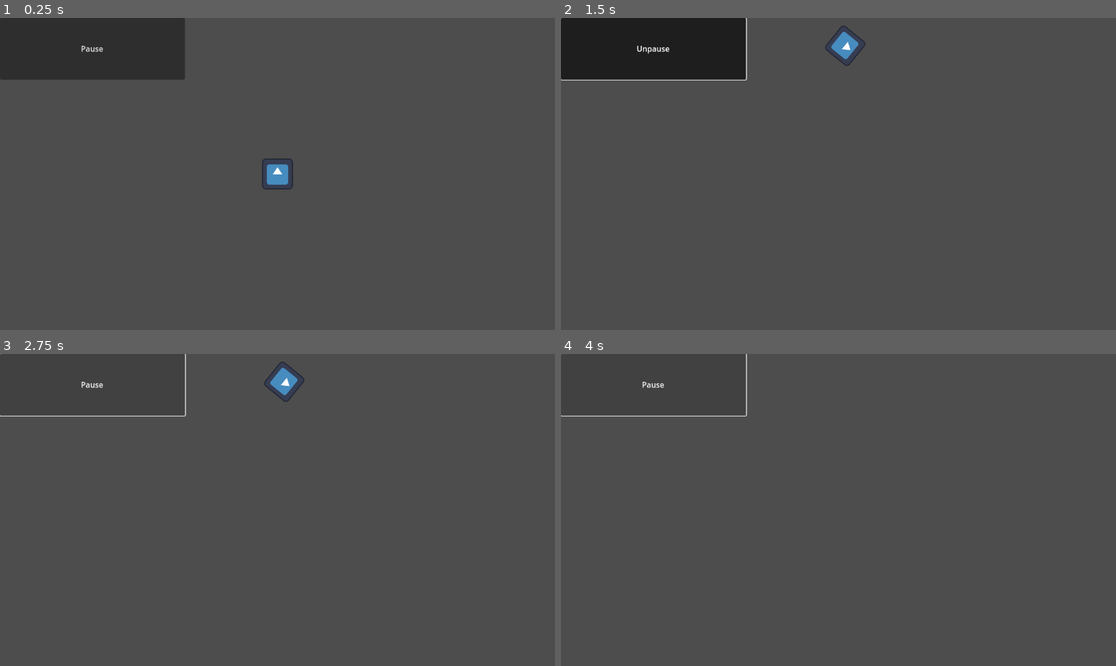
Above: before the commit, frames 1-4 (two rows, left to right).
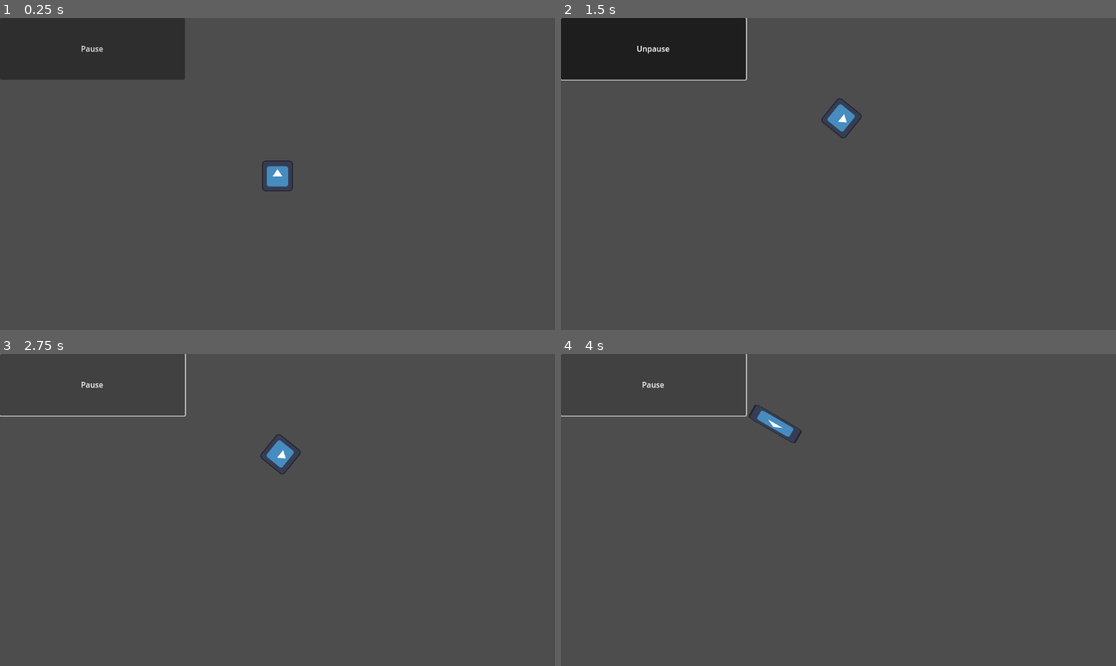
Above: after the commit, the same moments.

Repository: hotcat190/learning-godot
Game: Godot game, scene res://root.tscn
Same seed, same stepped clock (60 frames per second), same inputs: the game is played once before the commit and once after it. The engine's default icon, where the game draws it, is replaced by a stand-in: a white triangle on a blue panel in a dark square.
Inputs:
- Up to frame 1 (0.25 s): no input
- Up to frame 2 (1.5 s): tap Enter at 0.5 s; hold D (move_right) 0.53-1.25 s; hold Shift (dash) 0.53-1.25 s; click "Pause" at 1.25 s
- Up to frame 3 (2.75 s): click "Unpause" at 2 s
- Up to frame 4 (4 s): hold S (move_down) 2.78-3.53 s; tap Shift (dash) at 2.85 s; hold D (move_right) from 3.53 s (still down); hold Shift (dash) from 3.53 s (still down)

The runs differ from the first frame. In frame 1, 0.2% of the frame differs, in the area x 47-53%, y 44-56%; in frame 2, 0.7%, in the area x 46-55%, y 2-39%; in frame 3, 0.7%; in frame 4, 0.3%.

Commit message:
update collision

Diff:
--- /dev/null
+++ b/DashCooldownTimer.gd
@@ -0,0 +1,4 @@
+extends Timer
+
+func _on_player_dash():
+	start(-1) # Replace with function body.
--- /dev/null
+++ b/PlayField.gd
@@ -0,0 +1,7 @@
+extends Node2D
+
+signal player_border_collision
+
+func _on_body_entered(body):
+	if body.name == "Player":
+		player_border_collision.emit()
--- a/Player.gd
+++ b/Player.gd
@@ -1,13 +1,17 @@
-extends Area2D
+extends CharacterBody2D
 
-const angular_speed = PI
+const angular_speed:float = PI
 
-@export var speed = 400
+@export var speed:float = 6
+var screen_size:Vector2 = Vector2.ZERO
+
+signal dash
 
 @onready
 var dash_cooldown:Timer = get_node("DashCooldownTimer")
 
 func _ready():
+	screen_size = get_viewport_rect().size
 	dash_cooldown.timeout.connect(_on_timer_timeout)
 
 func _on_timer_timeout():
@@ -17,7 +21,7 @@
 	set_process(not is_processing())
 
 func _process(delta):
-	var direction = 0
+	var direction:int = 0
 	if Input.is_action_pressed("move_left"):
 		direction = -1
 	if Input.is_action_pressed("move_right"):
@@ -25,22 +29,22 @@
 
 	rotation += angular_speed * direction * delta
 
-	var velocity = Vector2.ZERO
+	var distance = Vector2.ZERO
 	if Input.is_action_pressed("move_up"):
-		velocity = Vector2.UP.rotated(rotation) * speed
+		distance = Vector2.UP.rotated(rotation) * speed
 
 	if Input.is_action_pressed("move_down"):
-		velocity = - Vector2.UP.rotated(rotation) * speed
+		distance = - Vector2.UP.rotated(rotation) * speed
 
 	if Input.is_action_pressed("dash"):
 		if (dash_cooldown.is_stopped()):
-			$AnimationPlayer.play("new_animation")
-			velocity = Vector2.UP.rotated(rotation) * speed * 40
+			distance = Vector2.UP.rotated(rotation) * speed * 20
 			if Input.is_action_pressed("move_down"):
-				velocity = - velocity
-			dash_cooldown.start(-1)
+				distance = - distance
+			dash.emit()
 
-	position += velocity * delta
+	move_and_collide(distance)
+	velocity = Vector2.ZERO
 
 func _on_pause_button_toggled(toggled_on):
 	set_process(not is_processing())
--- /dev/null
+++ b/PlayerDashAnimation.gd
@@ -0,0 +1,4 @@
+extends AnimationPlayer
+
+func _on_player_dash():
+	play("new_animation")
--- a/root.tscn
+++ b/root.tscn
@@ -1,8 +1,11 @@
-[gd_scene load_steps=10 format=3 uid="uid://c25v2hje7dvyv"]
+[gd_scene load_steps=16 format=3 uid="uid://c25v2hje7dvyv"]
 
 [ext_resource type="Script" path="res://Root.gd" id="1_v381l"]
 [ext_resource type="Script" path="res://Player.gd" id="2_s7pj8"]
 [ext_resource type="Texture2D" uid="uid://bg7iy5wb4x5ci" path="res://icon.svg" id="3_tlh6n"]
+[ext_resource type="Script" path="res://DashCooldownTimer.gd" id="4_j016g"]
+[ext_resource type="Script" path="res://PlayField.gd" id="4_st2v5"]
+[ext_resource type="Script" path="res://PlayerDashAnimation.gd" id="4_wnknx"]
 
 [sub_resource type="RectangleShape2D" id="RectangleShape2D_6y2t0"]
 size = Vector2(126, 126)
@@ -45,8 +48,19 @@
 
 [sub_resource type="AnimationLibrary" id="AnimationLibrary_2cxhk"]
 
-[sub_resource type="RectangleShape2D" id="RectangleShape2D_6cnto"]
-size = Vector2(1152, 648)
+[sub_resource type="SegmentShape2D" id="SegmentShape2D_v5f6j"]
+b = Vector2(1152, 0)
+
+[sub_resource type="SegmentShape2D" id="SegmentShape2D_nt0kf"]
+a = Vector2(1152, 0)
+b = Vector2(1152, 648)
+
+[sub_resource type="SegmentShape2D" id="SegmentShape2D_45q4y"]
+a = Vector2(1152, 648)
+b = Vector2(0, 648)
+
+[sub_resource type="SegmentShape2D" id="SegmentShape2D_vhaw5"]
+b = Vector2(0, 648)
 
 [node name="Root" type="Node"]
 script = ExtResource("1_v381l")
@@ -57,8 +71,9 @@
 toggle_mode = true
 text = "Pause"
 
-[node name="Player" type="Area2D" parent="."]
-position = Vector2(576, 324)
+[node name="Player" type="CharacterBody2D" parent="."]
+position = Vector2(576, 328)
+motion_mode = 1
 script = ExtResource("2_s7pj8")
 
 [node name="PlayerSprite" type="Sprite2D" parent="Player"]
@@ -71,6 +86,7 @@
 
 [node name="DashCooldownTimer" type="Timer" parent="Player"]
 wait_time = 0.75
+script = ExtResource("4_j016g")
 
 [node name="AnimationPlayer" type="AnimationPlayer" parent="Player"]
 root_node = NodePath("../PlayerSprite")
@@ -78,12 +94,26 @@
 "": SubResource("AnimationLibrary_4cwrj"),
 "new_library": SubResource("AnimationLibrary_2cxhk")
 }
+script = ExtResource("4_wnknx")
 
-[node name="PlayField" type="StaticBody2D" parent="."]
+[node name="PlayField" type="Node2D" parent="."]
+script = ExtResource("4_st2v5")
 
-[node name="PlayFieldCollisionShape" type="CollisionShape2D" parent="PlayField"]
-position = Vector2(576, 324)
-shape = SubResource("RectangleShape2D_6cnto")
+[node name="PlayField" type="StaticBody2D" parent="PlayField"]
+
+[node name="Top" type="CollisionShape2D" parent="PlayField/PlayField"]
+shape = SubResource("SegmentShape2D_v5f6j")
+
+[node name="Right" type="CollisionShape2D" parent="PlayField/PlayField"]
+shape = SubResource("SegmentShape2D_nt0kf")
+
+[node name="Bottom" type="CollisionShape2D" parent="PlayField/PlayField"]
+shape = SubResource("SegmentShape2D_45q4y")
+
+[node name="Left" type="CollisionShape2D" parent="PlayField/PlayField"]
+shape = SubResource("SegmentShape2D_vhaw5")
 
 [connection signal="toggled" from="PauseButton" to="." method="_on_pause_button_toggled"]
 [connection signal="toggled" from="PauseButton" to="Player" method="_on_pause_button_toggled"]
+[connection signal="dash" from="Player" to="Player/DashCooldownTimer" method="_on_player_dash"]
+[connection signal="dash" from="Player" to="Player/AnimationPlayer" method="_on_player_dash"]
